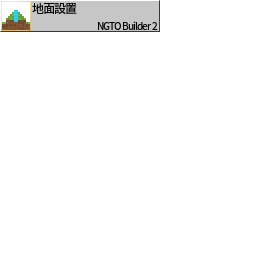
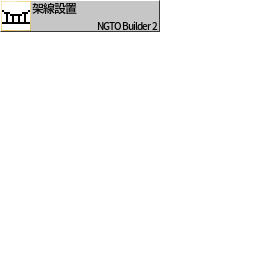
Revision of a layered 256px x 256px image; what changed, layer by layer:
added layer "wire_catenary.png コピー" above "wire.png コピー" over (2, 10, 30, 30)
added layer "wire.png コピー" above "flat.png コピー" over (2, 10, 30, 30)
renamed "地面設置" to "架線設置", painted on it over (32, 2, 55, 14)